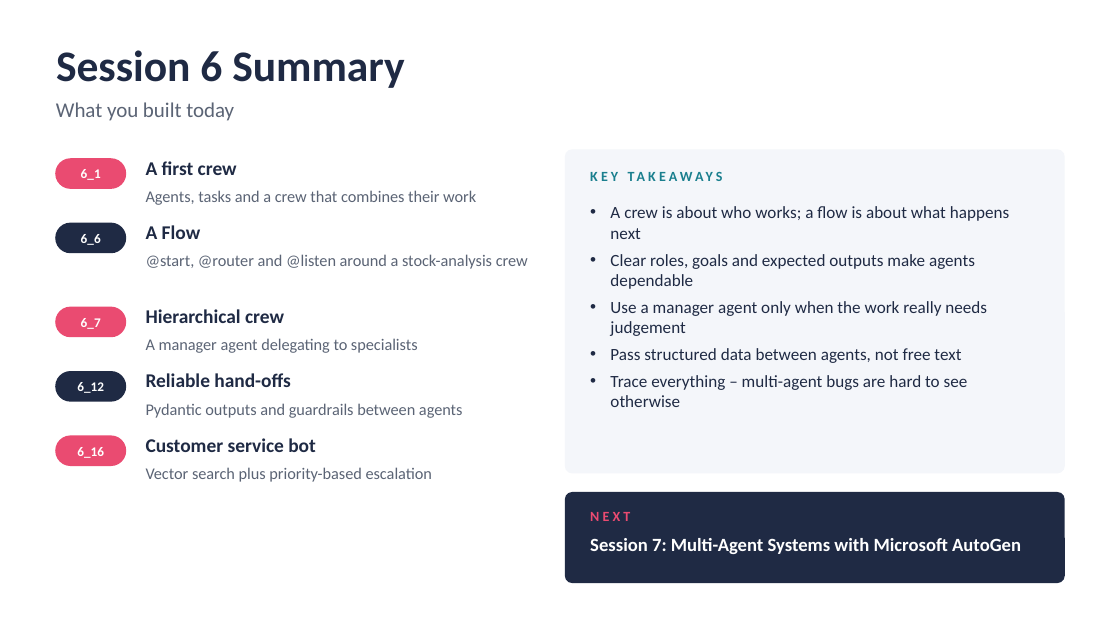
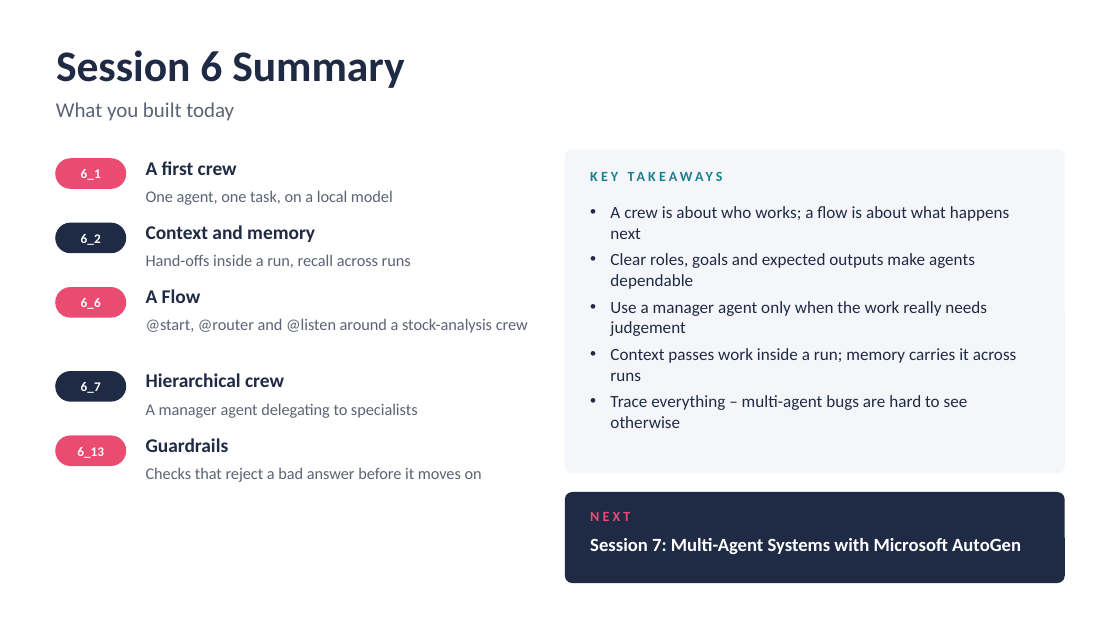
Before and after one commit to atulkahatecdac/agenticai, a slide deck: slide 97 of 16_PGP-Agentic/PGP_Agentic_AI.pptx (slide 99 before the commit). Drawn at 1120x630 pixels with LibreOffice and Linux fonts; fonts in the diff are those of the drawing. Boxes give left, top, right and bottom in pixels: in the first picture for what was removed or moved away, otherwise in the second. Text is boxed around its words. In the diff, an @@ line names an element or a change of style, - is before the commit and + after.

```diff
--- a/16_PGP-Agentic/PGP_Agentic_AI.pptx
+++ b/16_PGP-Agentic/PGP_Agentic_AI.pptx
@@ text at [146, 190, 393, 205]: text changed @@
-Agents, tasks and a crew that combines their work
+One agent, one task, on a local model
@@ text at [81, 234, 101, 245]: text changed @@
-6_6
+6_2
@@ text added at [146, 225, 315, 242], 12.5 pt, text #1F2A44, bold @@
+Context and memory
@@ text added at [146, 254, 411, 268], 10.5 pt, text #5B6475 @@
+Hand-offs inside a run, recall across runs
@@ rounded rectangle: place and size @@
-rounded rectangle at [56, 308, 125, 337]
+rounded rectangle at [56, 288, 125, 317]
@@ text at [81, 298, 101, 309]: text changed @@
-6_7
+6_6
@@ text at [610, 348, 1017, 381]: text changed @@
-• Pass structured data between agents, not free text
+• Context passes work inside a run; memory carries it across runs
@@ text at [81, 382, 101, 393]: text changed @@
-6_12
+6_7
@@ text removed at [146, 373, 290, 387] @@
-Reliable hand-offs
@@ 4 texts: place and size @@
-4 texts at [146, 225, 528, 353]
+4 texts at [146, 289, 528, 418]
@@ text removed at [146, 403, 463, 418] @@
-Pydantic outputs and guardrails between agents
@@ text at [77, 447, 104, 458]: text changed @@
-6_16
+6_13
@@ text at [146, 438, 229, 452]: text changed @@
-Customer service bot
+Guardrails
@@ text at [146, 467, 482, 482]: text changed @@
-Vector search plus priority-based escalation
+Checks that reject a bad answer before it moves on
```
Also in this commit, not shown: 13 other slides changed, 2 slides removed, 12 other files.
